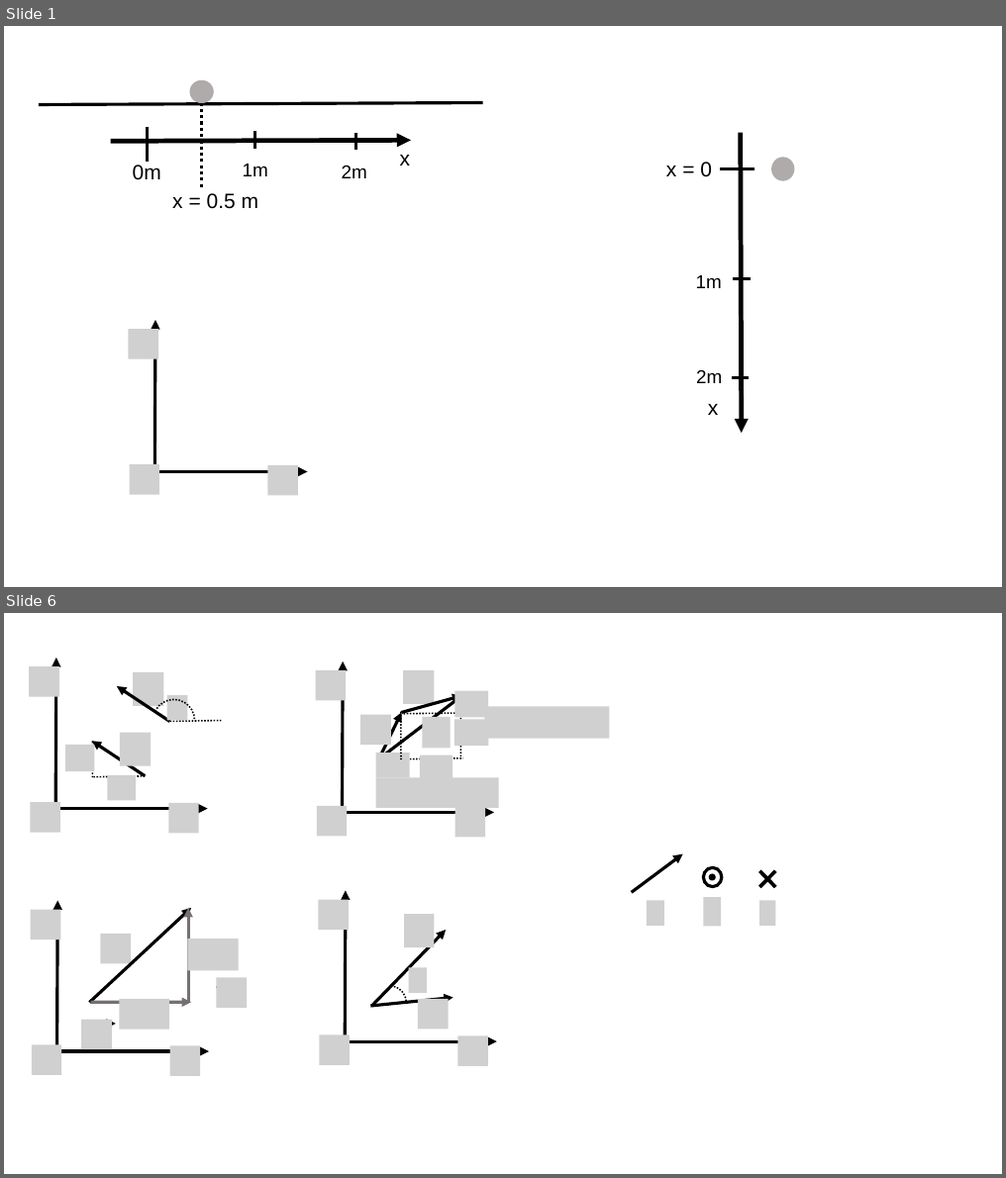
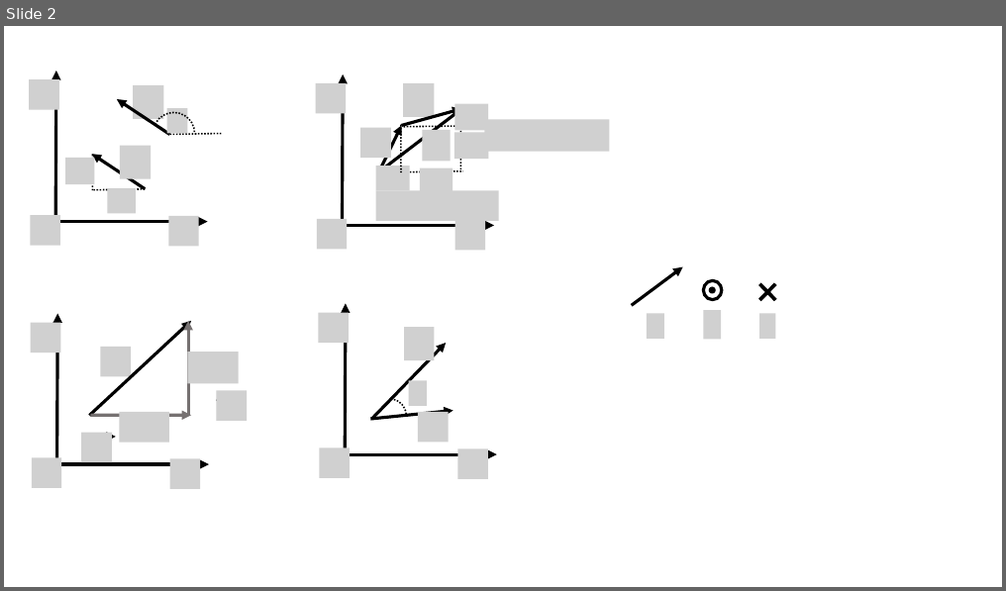
Before and after one commit to OSTP/PhysicsArtofModelling, a slide deck: tex/figures/Figures.pptx. Shown one above the other, each under a label of ours: slides 1 and 6 before the commit, slide 2 after it; the slides between them are not shown. The pictures are 1006x1178 and 1006x591 pixels, drawn with LibreOffice and Linux fonts; fonts in the diff are those of the drawing; grey boxes stand for pictures. Boxes give left, top, right and bottom in pixels: in the first picture for what was removed or moved away, otherwise in the second. Text is boxed around its words. In the diff, an @@ line names an element or a change of style, - is before the commit and + after.

```diff
--- a/tex/figures/Figures.pptx
+++ b/tex/figures/Figures.pptx
@@ slide 1 removed at (4,26,1002,587), background #FFFFFF @@
@@ group removed at (39,80,483,209): 5 lines, 5 texts, 1 arrow, 1 ellipse @@
-x
-0m
-x = 0.5 m
-1m
-2m
@@ group removed at (666,132,794,433): 4 texts, 3 lines, 1 arrow, 1 ellipse @@
-x
-x = 0
-1m
-2m
@@ group removed at (129,320,307,495): 3 pictures, 2 arrows @@
@@ what was slide 6 is now slide 2 @@
```
Also in this commit, not shown: 1 slide changed, 8 other slides removed, 6 other files.
